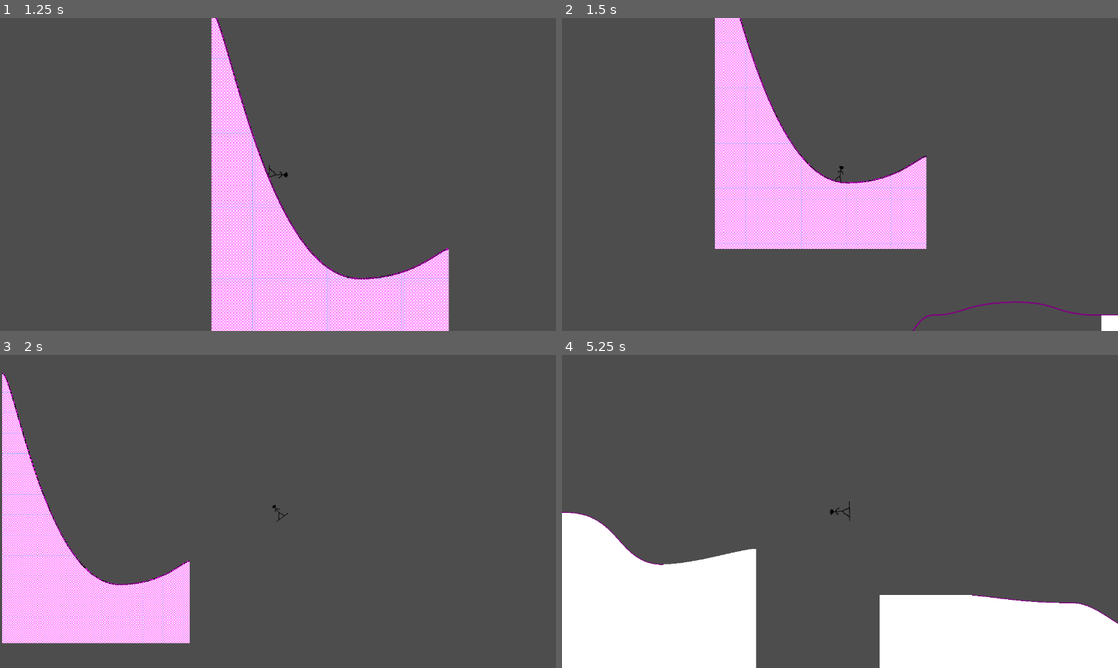
Above: before the commit, frames 1-4 (two rows, left to right).
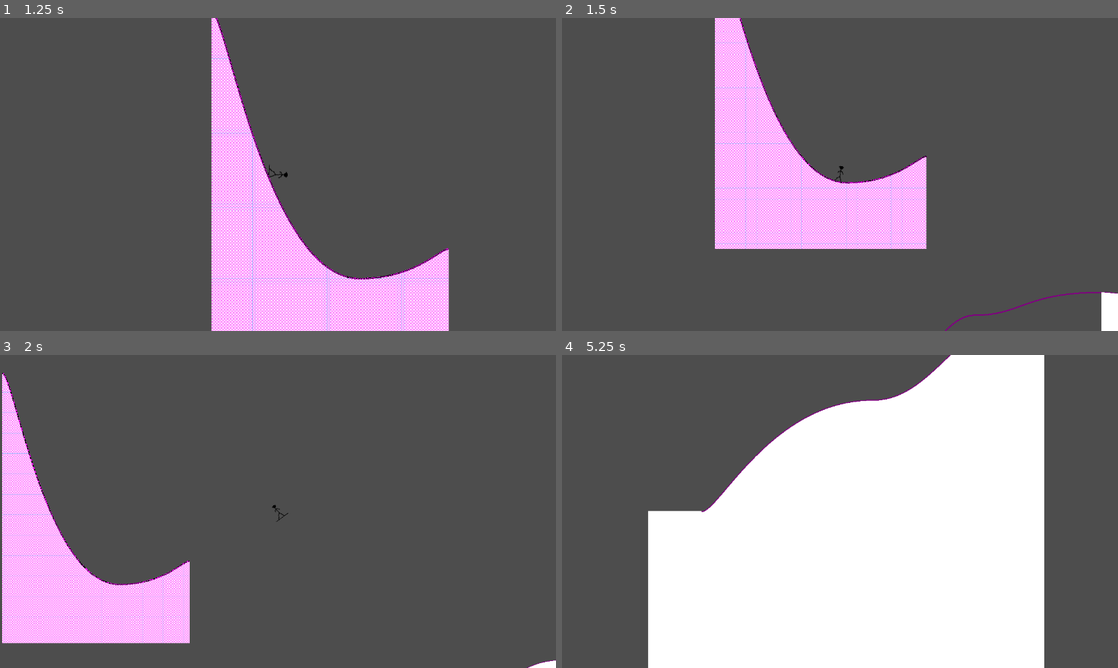
Above: after the commit, the same moments.

Repository: D-Mielewczyk/mask-a-ride
Game: Godot game, scene res://scenes/main.tscn
Two runs of this game, one before a commit and one after it. Both use one fixed random seed, a clock stepped at 60 frames per second and the inputs below.
Inputs:
- Up to frame 1 (1.25 s): tap Enter (ui_accept) at 0.5, 0.77 s; hold Right (ui_right) from 0.53 s (still down)
- Up to frame 2 (1.5 s): release Right (ui_right) at 1.28 s; hold Down (ui_down) from 1.28 s (still down)
- Up to frame 3 (2 s): keep holding Down (ui_down); tap Enter (ui_accept) at 1.52 s
- Up to frame 4 (5.25 s): release Down (ui_down) at 2.03 s; hold Right (ui_right) 2.03-2.78 s; hold Up (ui_up) 2.78-3.53 s; tap Enter (ui_accept) at 3.02, 3.77, 4.52 s; hold Left (ui_left) 3.53-5.03 s; hold Down (ui_down) from 5.03 s (still down)

Frame 1 is identical in both runs. In frame 2, 0.5% of the frame differs, in the area x 63-100%, y 87-100%; in frame 3, less than 0.1%; in frame 4, 53%, in the area x 0-100%, y 0-100%.

Commit message:
dynamic chunks

Diff:
--- a/scenes/chasm_chunk.tscn
+++ b/scenes/chasm_chunk.tscn
@@ -4,6 +4,7 @@
 
 [node name="ChasmChunk" type="Node2D" unique_id=1297083911]
 script = ExtResource("1_q61qq")
+landing_width = 300.0
 
 [node name="RampBody" type="StaticBody2D" parent="." unique_id=1948681960]
 
@@ -26,3 +27,4 @@
 [node name="CollisionShape2D" type="CollisionShape2D" parent="DeathZone" unique_id=1712223759]
 
 [node name="VisibleOnScreenNotifier2D" type="VisibleOnScreenNotifier2D" parent="." unique_id=1550035081]
+rect = Rect2(-500, -1000, 3000, 2500)
--- a/scripts/chasm_chunk.gd
+++ b/scripts/chasm_chunk.gd
@@ -77,3 +77,12 @@
 
 func _on_visible_on_screen_notifier_2d_screen_exited():
 	queue_free()
+
+func _ready():
+	# Połącz sygnał, jeśli nie zrobiłeś tego w edytorze
+	# (Zakładając, że węzeł nazywa się VisibleOnScreenNotifier2D)
+	$VisibleOnScreenNotifier2D.screen_exited.connect(_on_screen_exited)
+
+func _on_screen_exited():
+	# Chunk wyszedł całkowicie z ekranu -> usuwamy go z pamięci
+	queue_free()
--- a/scripts/terrain_manager.gd
+++ b/scripts/terrain_manager.gd
@@ -2,6 +2,7 @@
 
 # Gracz (referencja, żeby wiedzieć, gdzie generować teren)
 @export var player_node: Node2D
+@export var chunks_ahead: int = 3
 
 # Załaduj scenę chunka (przeciągnij plik .tscn w inspektorze lub wpisz ścieżkę)
 var terrain_scene = preload("res://scenes/terrain_chunk.tscn")
@@ -9,42 +10,55 @@
 
 var next_spawn_pos = Vector2(1000, 2500)  # Startujemy na wysokości Y=300
 var active_chunks = []
-
+var chunk_width: float = 1920.0
+var total_chunks_spawned: int = 0
 
 func _ready():
 	# Generujemy 3 kawałki na start
-	for i in range(10):
+	for i in range(chunks_ahead):
 		spawn_chunk()
 
 func _process(_delta):
-	# Jeśli gracz nie jest przypisany, nic nie rób (żeby nie wywaliło błędu)
 	if not player_node:
 		return
 
-	# Sprawdź, czy gracz zbliża się do końca ostatniego chunka
-	# next_spawn_pos.x to koniec świata. Jeśli gracz jest bliżej niż 2000px:
-	if player_node.position.x > next_spawn_pos.x - 2000:
+	# LOGIKA NIESKOŃCZONOŚCI:
+	# Sprawdzamy, gdzie jest gracz. Jeśli zbliża się do końca wygenerowanego świata
+	# na odległość mniejszą niż np. 2 chunki, generujemy kolejny.
+
+	# next_spawn_pos.x to koniec obecnego świata.
+	# player_node.position.x to pozycja gracza.
+
+	var view_distance = chunk_width * 2 # Bufor bezpieczeństwa
+
+	if player_node.position.x + view_distance > next_spawn_pos.x:
 		spawn_chunk()
 
 
 func spawn_chunk():
 	var new_chunk
 
-	# Prosta losowość: 20% szans na przepaść
-	# Ale UWAGA: Nie generuj przepaści jako pierwszej (bo gracz spadnie na starcie)
-	if active_chunks.size() > 2 and randf() < 0.2:
-		new_chunk = chasm_scene.instantiate()
-		print("Generuję PRZEPAŚĆ!")
+	# --- BEZPIECZNY START ---
+	# Jeśli stworzyliśmy mniej niż 2 chunki, wymuszamy zwykły teren.
+	# Dzięki temu start jest zawsze bezpieczny.
+	if total_chunks_spawned < 2:
+		new_chunk = terrain_scene.instantiate()
+		print("Start: Bezpieczny teren")
+
+	# --- NORMALNA ROZGRYWKA ---
+	# Dopiero od 3. kawałka pozwalamy na losowanie przepaści
 	else:
-		new_chunk = terrain_scene.instantiate()
-		print("Generuję zwykły teren.")
+		if randf() < 0.2: # 20% szans na przepaść
+			new_chunk = chasm_scene.instantiate()
+			print("Losowanie: PRZEPAŚĆ!")
+		else:
+			new_chunk = terrain_scene.instantiate()
+			print("Losowanie: Teren")
 
+	# Reszta kodu bez zmian...
 	add_child(new_chunk)
-
-	# Generuj teren zaczynając od punktu zakończenia poprzedniego
 	new_chunk.generate_terrain(next_spawn_pos)
-
-	# Zaktualizuj punkt startowy dla następnego
 	next_spawn_pos = new_chunk.get_end_point()
 
-	active_chunks.append(new_chunk)
+	# --- WAŻNE: ZWIĘKSZ LICZNIK ---
+	total_chunks_spawned += 1
--- a/scripts/world_gen.gd
+++ b/scripts/world_gen.gd
@@ -2,8 +2,8 @@
 
 # Konfiguracja "Krzywizny" i "Hopek"
 @export var chunk_width: float = 1920.0  # Szerokość jednego kawałka terenu
-@export var num_hills: int = 3  # Ile górek na jeden kawałek (zagęszczenie)
-@export var height_variation: float = 400.0  # Jak bardzo góra/dół skacze Y
+@export var num_hills: int = 2  # Ile górek na jeden kawałek (zagęszczenie)
+@export var height_variation: float = 700.0  # Jak bardzo góra/dół skacze Y
 @export var hill_roughness: float = 0.4  # Siła "wygięcia" (0 = płasko, 1 = pętle)
 
 # Zmienne wewnętrzne
@@ -95,3 +95,12 @@
 # Sprzątanie terenu, gdy wyjdzie poza ekran (ważne dla optymalizacji!)
 func _on_visible_on_screen_notifier_2d_screen_exited():
 	queue_free()
+
+func _ready():
+	# Połącz sygnał, jeśli nie zrobiłeś tego w edytorze
+	# (Zakładając, że węzeł nazywa się VisibleOnScreenNotifier2D)
+	$VisibleOnScreenNotifier2D.screen_exited.connect(_on_screen_exited)
+
+func _on_screen_exited():
+	# Chunk wyszedł całkowicie z ekranu -> usuwamy go z pamięci
+	queue_free()
Not shown: 1 places in scenes/main.tscn that only renumber resources
